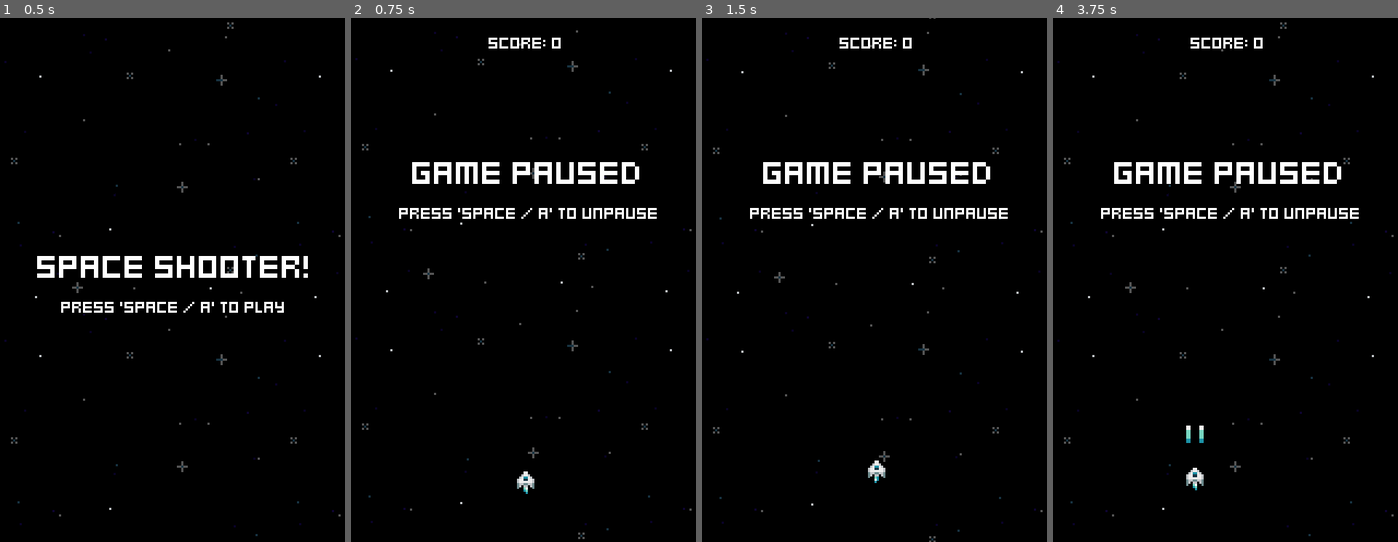
Above: before the commit, frames 1-4 (left to right).
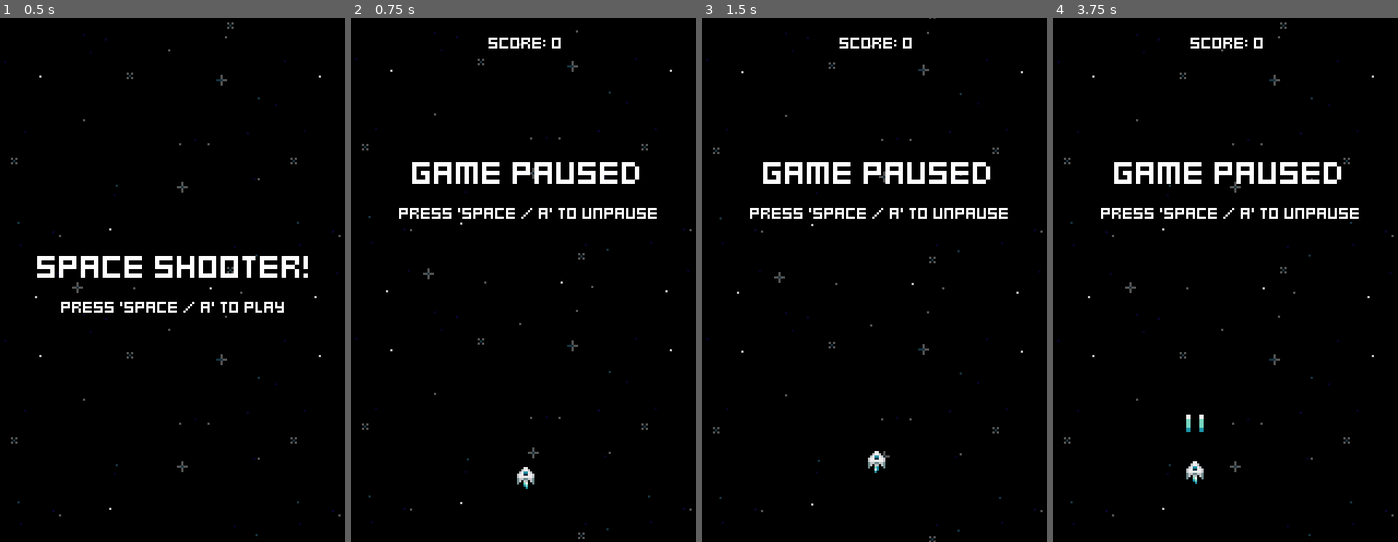
Above: after the commit, the same moments.

Repository: jacristi/godot-space-shooter
Game: Godot game, scene res://ui/menu.tscn
The game is run twice, just before and just after one commit, with the same random seed, the same clock (stepped at 60 frames per second) and the same inputs.
Inputs:
- Up to frame 1 (0.5 s): no input
- Up to frame 2 (0.75 s): tap Space (fire) at 0.5, 0.6 s; hold W (move_up) from 0.53 s (still down)
- Up to frame 3 (1.5 s): keep holding W (move_up); tap Space (fire) at 1.25, 1.35 s
- Up to frame 4 (3.75 s): tap Space (fire) at 2, 2.1, 2.75, 2.85, 3.5, 3.6 s; release W (move_up) at 2.03 s; hold A (move_left) 2.03-3.53 s; hold S (move_down) from 3.53 s (still down)

Frame 1 is identical in both runs. In frame 2, 0.2% of the frame differs, in the area x 48-54%, y 85-91%; in frame 3, 0.2%; in frame 4, 0.3%, in the area x 38-44%, y 75-91%.

Commit message:
feat: normalized move speed

Diff:
--- a/components/move_input_component.gd
+++ b/components/move_input_component.gd
@@ -9,7 +9,9 @@
     var input_h_axis = Input.get_axis("move_left", "move_right")
     var input_v_axis = Input.get_axis("move_up", "move_down")
 
-    move_component.velocity = Vector2(
-        move_stats.h_move_speed * input_h_axis,
-        move_stats.v_move_speed * input_v_axis
-        )
+    var move_direction = Input.get_vector(
+        "move_left", "move_right",
+        "move_up", "move_down"
+    )
+
+    move_component.velocity = move_direction * move_stats.h_move_speed
